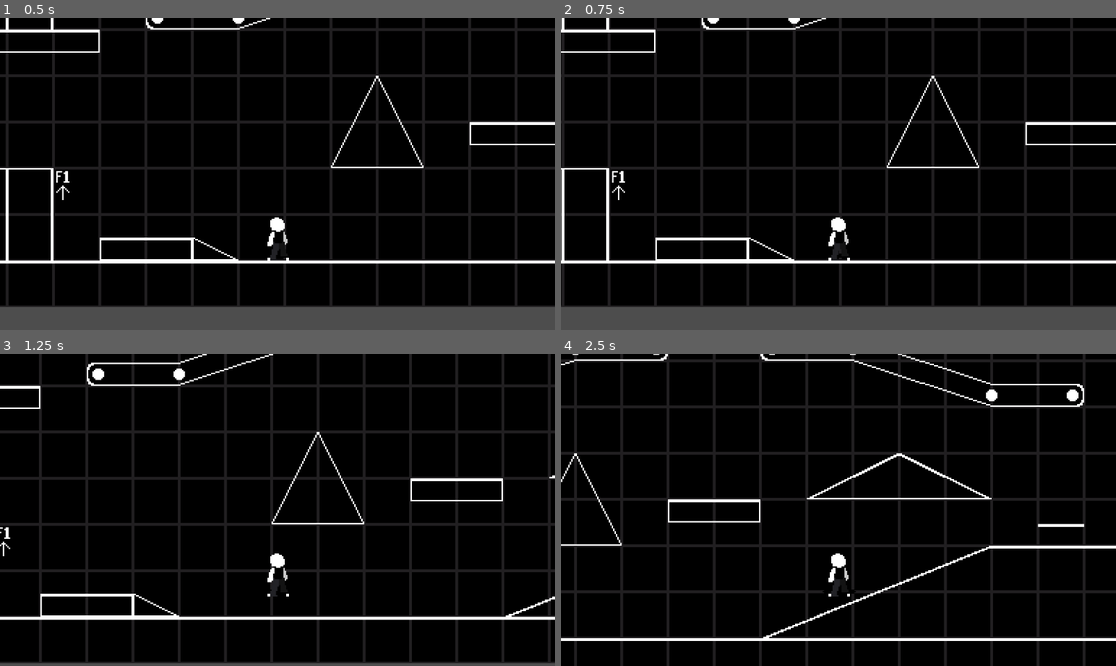
Above: before the commit, frames 1-4 (two rows, left to right).
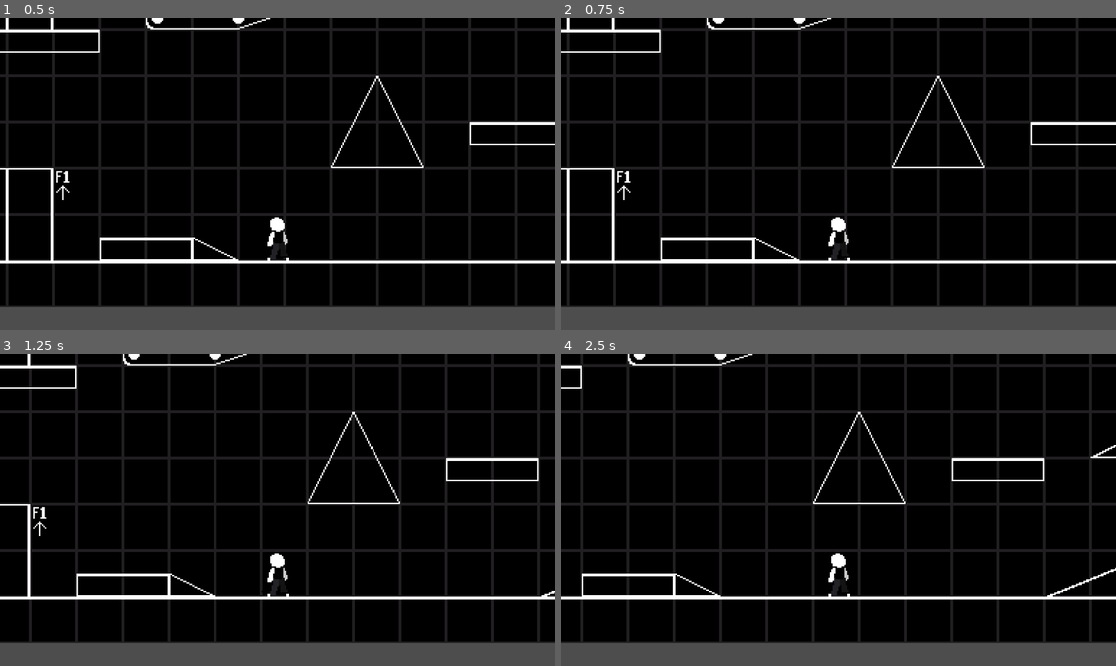
Above: after the commit, the same moments.

Repository: Eyesactsoi/congenial-parakeet
Game: Godot game, scene res://main.tscn
The game is run twice, just before and just after one commit, with the same random seed, the same clock (stepped at 60 frames per second) and the same inputs.
Inputs:
- Up to frame 1 (0.5 s): no input
- Up to frame 2 (0.75 s): tap Enter at 0.5 s; hold Right (move_right) from 0.53 s (still down); hold Shift (shifter) from 0.53 s (still down)
- Up to frame 3 (1.25 s): keep holding Right (move_right); keep holding Shift (shifter); tap Space (jump) at 0.77, 1.07 s; tap Z (push, bound only after the commit) at 0.8 s
- Up to frame 4 (2.5 s): release Shift (shifter) at 1.28 s; tap Z (push, bound only after the commit) at 1.35 s; tap Space (jump) at 1.52, 1.55, 1.82, 2.1 s; release Right (move_right) at 2.03 s; hold Left (move_left) from 2.03 s (still down); hold Shift (shifter) from 2.03 s (still down)

Frame 1 is identical in both runs. In frame 2, 11% of the frame differs, in the area x 0-94%, y 0-93%; in frame 3, 29%; in frame 4, 31%, in the area x 0-100%, y 0-100%.

Commit message:
added momentum for real this time no cap

Diff:
--- a/balatro2butwithaskateboardandnocards/Player.gd
+++ b/balatro2butwithaskateboardandnocards/Player.gd
@@ -9,36 +9,57 @@
 @export var action_suffix := ""
 
 # Intializing our variables
-const walkSpeed = 200.0
-const accelerationSpeed = walkSpeed * 6.0
-const jumpVelocity = -250.00
+const speed = 200.0
+const accelerationSpeed = speed * 6.0
+const jumpVelocity = -195.00
 # Intializing the maximum speed that a player can fall at
 const terminalVelocity = 700
-
-
-#func _ready():
-#	screen_size = get_viewport_rect().size
-	#hide()
+var right = Input.is_action_pressed("move_right")
+var left = Input.is_action_pressed("move_left")
+var push = Input.is_action_just_pressed("push")
+var mod = Input.is_action_pressed("shifter")
+var jump = Input.is_action_just_pressed("jump")
+var counter = 0
 
 func _physics_process(delta: float) -> void:
-	# Fall.
+	#Jump
+	if Input.is_action_just_pressed('jump') and is_on_floor():
+		velocity.y = jumpVelocity
+	# Fall
 	velocity.y = minf(terminalVelocity, velocity.y + gravity * delta)
-
-	# if the player is going to jump
-	if Input.is_action_just_pressed("jump") and is_on_floor():
-		velocity.y = jumpVelocity
-
-	# Gets Directional Input
-	var direction := Input.get_axis("move_left" + action_suffix, "move_right" + action_suffix) * walkSpeed
-	velocity.x = move_toward(velocity.x, direction, delta + 2.7)
-
+	if Input.is_action_just_pressed("push") and Input.is_action_pressed("move_left") or Input.is_action_just_pressed("push") and Input.is_action_pressed("move_right"):
+		var direction := Input.get_axis("move_left" + action_suffix, "move_right" + action_suffix) * speed
+		velocity.x = move_toward(velocity.x, direction, 50)
 	if not is_zero_approx(velocity.x):
 		if velocity.x > 0.0:
 			sprite.scale.x = 1.0
 		else:
 			sprite.scale.x = -1.0
-	# Adds the half push for the character
-	#if Input.is_action_just_pressed("move_left") or Input.is_action_just_pressed("move_right") and Input.is_physical_key_pressed(KEY_SHIFT):
-	#	velocity.x = (direction * accelerationSpeed) / 5
+	print(velocity.x)
+	counter = fakeMomentum(counter)
+	move_and_slide()
 
-	move_and_slide()
+func _ready():
+	print("hi")
+
+func fakeMomentum(counter):
+	if counter > 15:
+		if velocity.x > 50 and velocity.x > 0 or velocity.x < 0:
+			if velocity.x > 0:
+				velocity.x = round(velocity.x - 15)
+			elif velocity.x < 0:
+				velocity.x = round(velocity.x + 15)
+		if velocity.x < 10 and velocity.x > 0 or velocity.x < 0:
+			if velocity.x > 0:
+				velocity.x = round(velocity.x - 5)
+			elif velocity.x < 0:
+				velocity.x = round(velocity.x + 5)
+		elif velocity.x > 0 or velocity.x < 0:
+			if velocity.x > 0:
+				velocity.x = round(velocity.x - 10)
+			elif velocity.x < 0:
+				velocity.x = round(velocity.x + 10)
+		counter = 0
+		return counter
+	counter += 1
+	return counter
--- a/balatro2butwithaskateboardandnocards/Player.tscn
+++ b/balatro2butwithaskateboardandnocards/Player.tscn
@@ -4,7 +4,7 @@
 [ext_resource type="Texture2D" uid="uid://cxqiwo8ykg1xy" path="res://Skatedash.png" id="2_kne1u"]
 
 [sub_resource type="RectangleShape2D" id="RectangleShape2D_kpjcp"]
-size = Vector2(20, 32)
+size = Vector2(15, 30)
 
 [sub_resource type="SpriteFrames" id="SpriteFrames_sh265"]
 animations = [{
@@ -21,6 +21,7 @@
 script = ExtResource("1_kpjcp")
 
 [node name="CollisionShape2D" type="CollisionShape2D" parent="."]
+position = Vector2(0.5, 1)
 shape = SubResource("RectangleShape2D_kpjcp")
 metadata/_edit_group_ = true
 metadata/_edit_lock_ = true
@@ -39,3 +40,5 @@
 sprite_frames = SubResource("SpriteFrames_sh265")
 animation = &"standing"
 metadata/_edit_group_ = true
+
+[node name="PushCooldown" type="Timer" parent="AnimatedSprite2D"]
--- a/balatro2butwithaskateboardandnocards/level.tscn
+++ b/balatro2butwithaskateboardandnocards/level.tscn
@@ -23,9 +23,12 @@
 
 [node name="CollisionPolygon2D3" type="CollisionPolygon2D" parent="StaticBody2D"]
 polygon = PackedVector2Array(384, -48, 416, -48, 416, -48)
+one_way_collision = true
+one_way_collision_margin = 128.0
 
 [node name="CollisionPolygon2D4" type="CollisionPolygon2D" parent="StaticBody2D"]
-polygon = PackedVector2Array(224, -72, 288, -96, 352, -72)
+polygon = PackedVector2Array(224, -64, 288, -96, 352, -64)
+one_way_collision_margin = 40.4
 
 [node name="CollisionPolygon2D5" type="CollisionPolygon2D" parent="StaticBody2D"]
 polygon = PackedVector2Array(128, -64, 128, -48, 192, -48, 192, -64)
--- a/balatro2butwithaskateboardandnocards/project.godot
+++ b/balatro2butwithaskateboardandnocards/project.godot
@@ -43,6 +43,11 @@
 }
 crouch={
 "deadzone": 0.2,
-"events": [Object(InputEventKey,"resource_local_to_scene":fa …(146 unchanged characters)… se,"keycode":0,"physical_keycode":4194326,"key_label":0,"unicode":0,"location":0,"echo":false,"script":null)
+"events": [Object(InputEventKey,"resource_local_to_scene":fa …(146 unchanged characters)… se,"keycode":0,"physical_keycode":4194322,"key_label":0,"unicode":0,"location":0,"echo":false,"script":null)
 ]
 }
+push={
+"deadzone": 0.2,
+"events": [Object(InputEventKey,"resource_local_to_scene":false,"resource_name":"","device":-1,"window_id":0,"alt_pressed":false,"shift_pressed":false,"ctrl_pressed":false,"meta_pressed":false,"pressed":false,"keycode":0,"physical_keycode":90,"key_label":0,"unicode":122,"location":0,"echo":false,"script":null)
+]
+}
Not shown, added: balatro2butwithaskateboardandnocards/hold.txt
